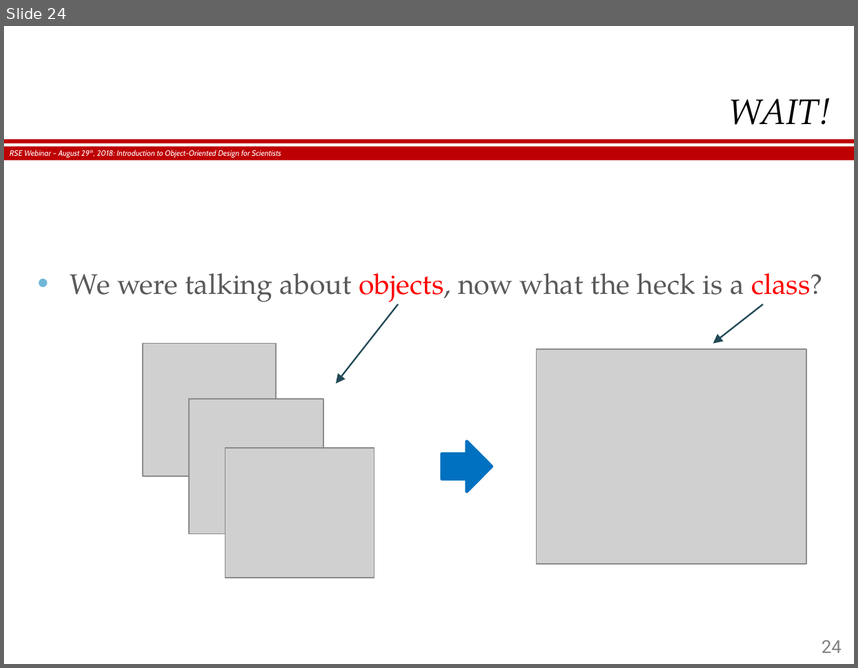
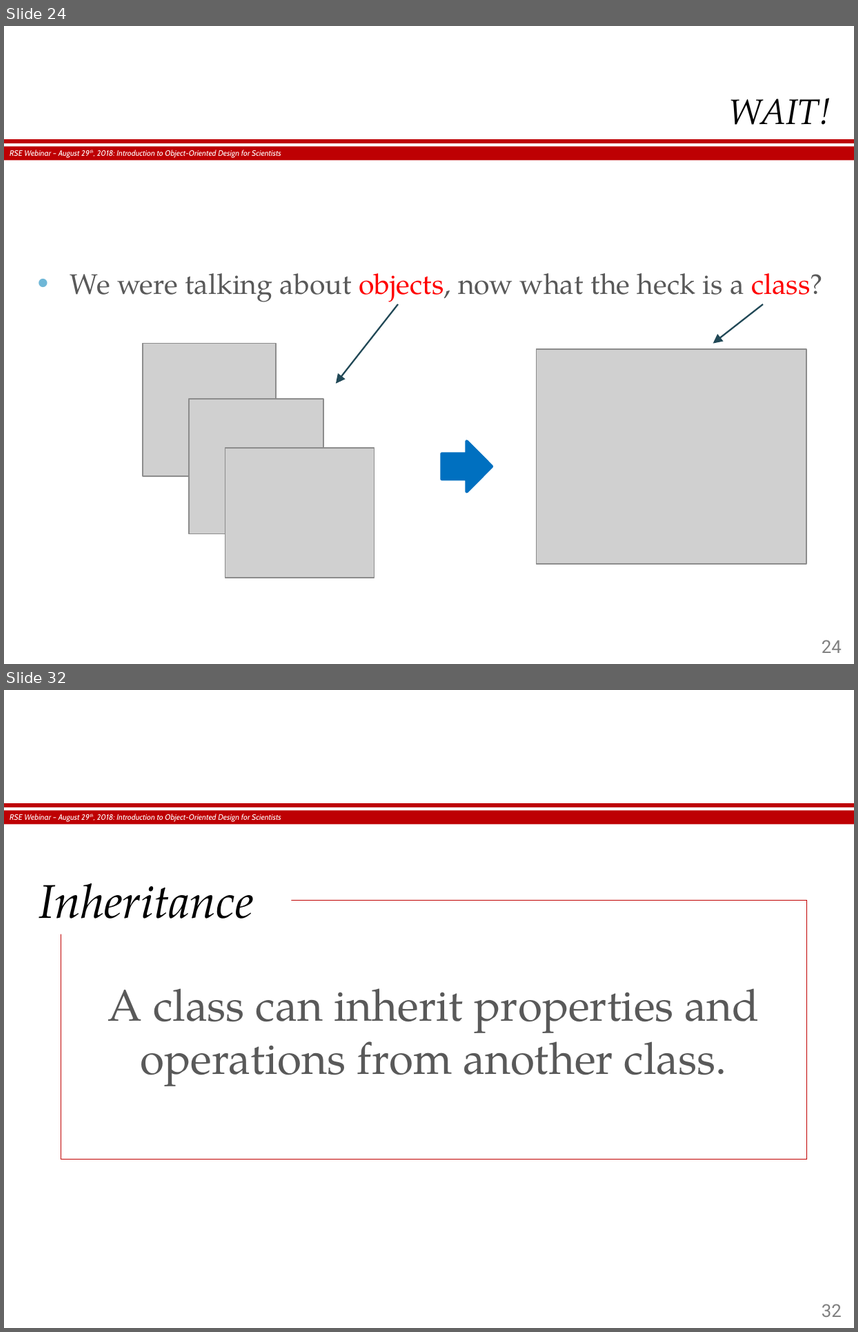
Before and after one commit to hergin/ObjectOrientedMethodology, a slide deck: RSE Webinar - 08.29.2018.pptx. Shown one above the other, each under a label of ours: slide 24 before the commit, slides 24 and 32 after it; the slides between them are not shown. The pictures are 858x668 and 858x1332 pixels, drawn with LibreOffice and Linux fonts; fonts in the diff are those of the drawing; grey boxes stand for pictures; background and template pictures are left out. Boxes give left, top, right and bottom in pixels: in the first picture for what was removed or moved away, otherwise in the second. Text is boxed around its words. In the diff, an @@ line names an element or a change of style, - is before the commit and + after.

```diff
--- a/RSE Webinar - 08.29.2018.pptx
+++ b/RSE Webinar - 08.29.2018.pptx
@@ slide 32 added at [4,690,854,1328], background #FFFFFF; not listed: 3 template elements that a slide beside it also shows @@
@@ title added at [38,883,254,936], 30 pt, text #000000, italic @@
+Inheritance
@@ text added at [61,901,806,1159], outline #C00000 0.75 pt, 28 pt, text #595959 @@
+A class can inherit properties and operations from another class.
@@ page number added at [822,1303,842,1317], 11.2 pt, text #808080 @@
+32
```
Also in this commit, not shown: 8 slides changed, 29 other slides added, 4 other files.
